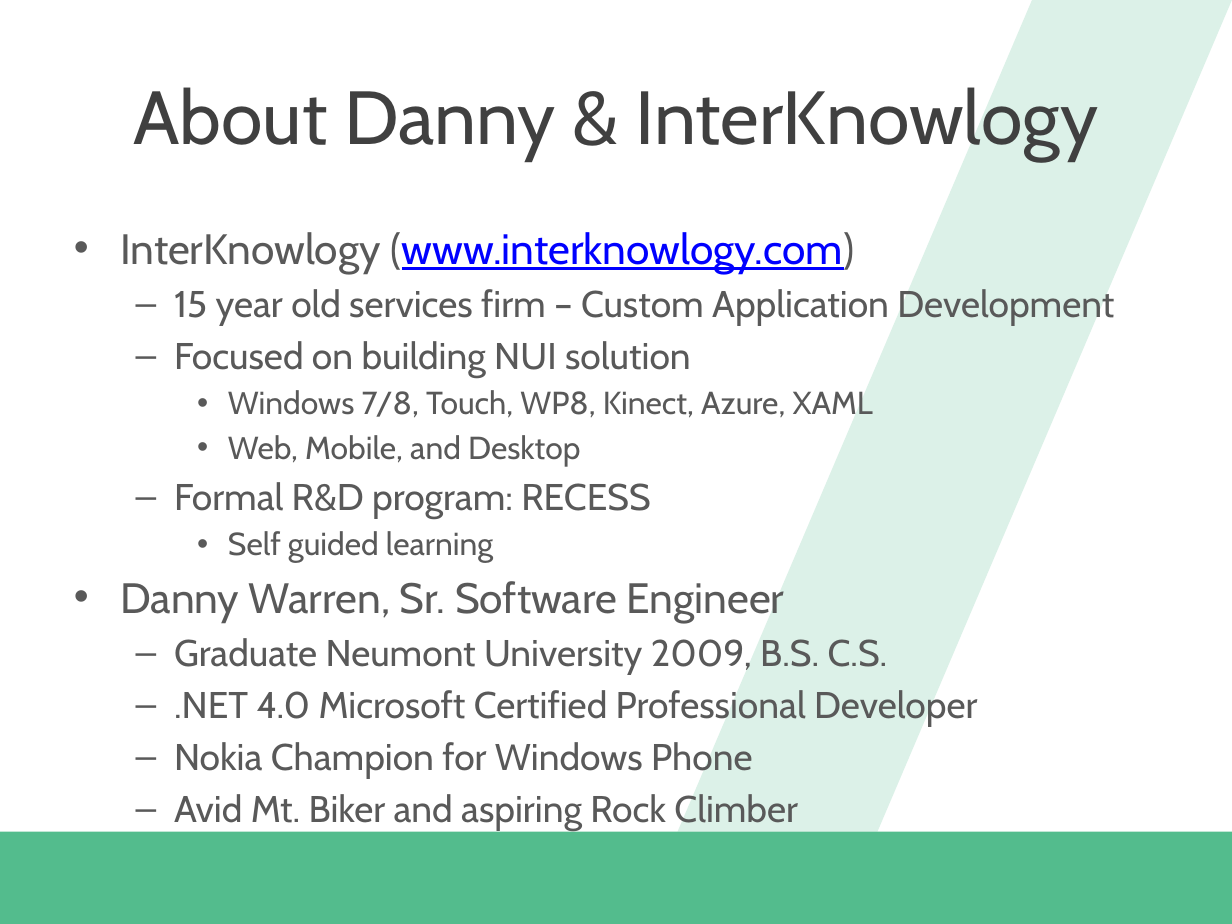
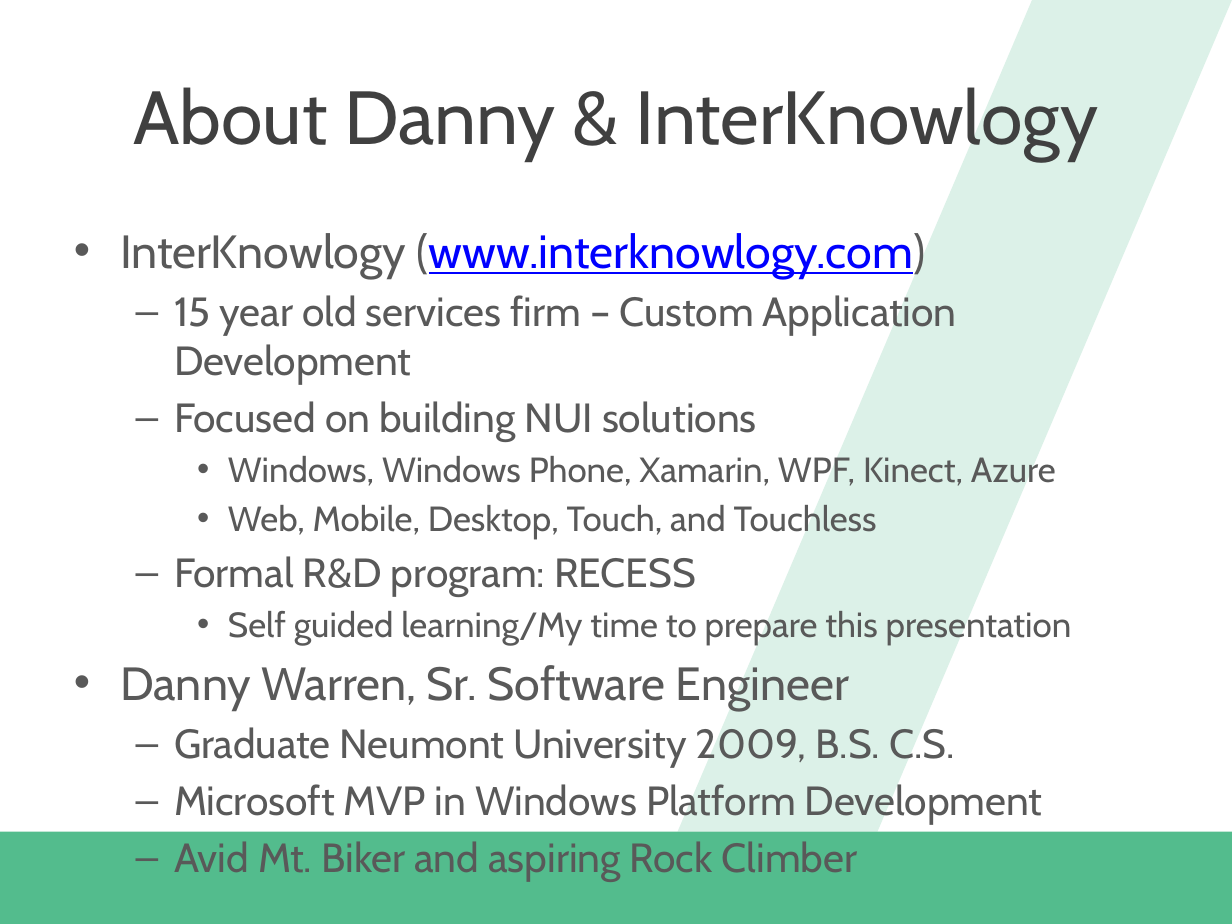
Before and after one commit to dannydwarren/CrawlWalkTalk, a slide deck: slide 2 of Crawl Walk Talk_Windows Phone 8.1 App Lifecycle and Speech API.pptx. Drawn at 1232x924 pixels with LibreOffice and Linux fonts; fonts in the diff are those of the drawing; background and template pictures are left out. Boxes give left, top, right and bottom in pixels: in the first picture for what was removed or moved away, otherwise in the second. Text is boxed around its words. In the diff, an @@ line names an element or a change of style, - is before the commit and + after.

Commit message:
-Updated Slide Deck

```diff
--- a/Crawl Walk Talk_Windows Phone 8.1 App Lifecycle and Speech API.pptx
+++ b/Crawl Walk Talk_Windows Phone 8.1 App Lifecycle and Speech API.pptx
@@ text at bbox=[120, 233, 957, 768]: size 24.8 to 27.2 pt in "InterKnowlogy (www.interknowlogy.com)", "Danny Warren, Sr. Software Engineer"; size 21.7 to 23.8 pt in "15 year old services firm – Custom ...", "Formal R&D program: RECESS", "Graduate Neumont University 2009, B.S. C.S.", "Avid Mt. Biker and aspiring Rock Climber" @@
@@ text at bbox=[174, 401, 1056, 539]: text changed; size 18.6 to 20.4 pt @@
-  – Focused on building NUI solution
-    • Windows 7/8, Touch, WP8, Kinect, Azure, XAML
-    • Web, Mobile, and Desktop
+  – Focused on building NUI solutions
+    • Windows, Windows Phone, Xamarin, WPF, Kinect, Azure
+    • Web, Mobile, Desktop, Touch, and Touchless
@@ text at bbox=[228, 611, 1072, 645]: text changed; size 18.6 to 20.4 pt @@
-    • Self guided learning
+    • Self guided learning/My time to prepare this presentation
@@ text at bbox=[174, 784, 1042, 825]: text changed; size 21.7 to 23.8 pt @@
-  – .NET 4.0 Microsoft Certified Professional Developer
-  – Nokia Champion for Windows Phone
+  – Microsoft MVP in Windows Platform Development
```
Also in this commit, not shown: 3 other slides changed.
